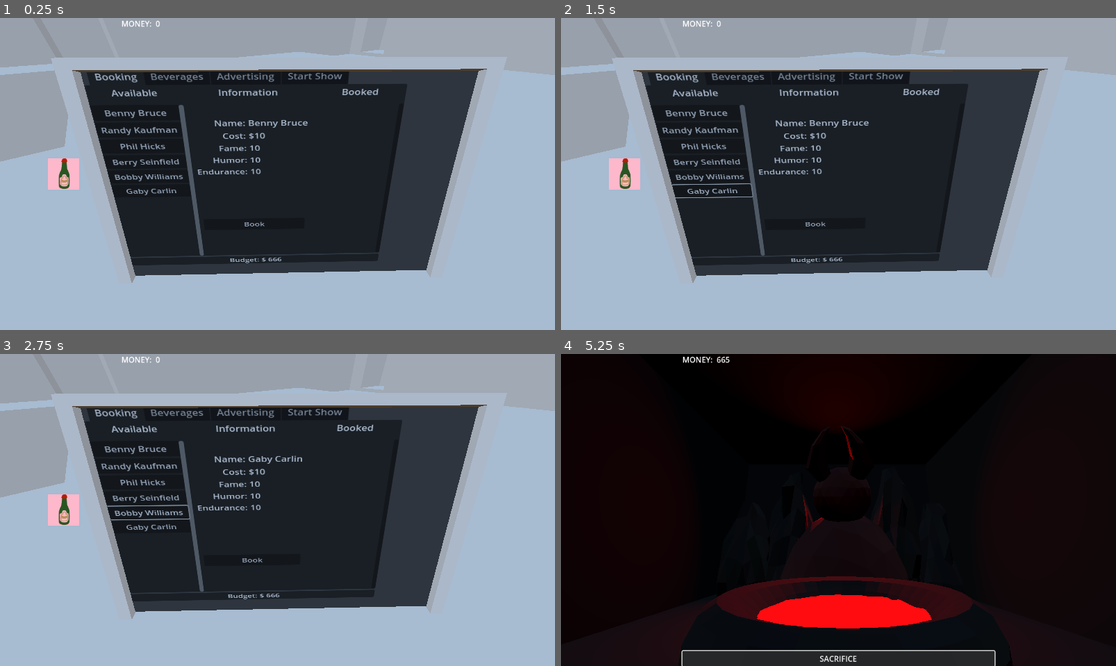
Above: before the commit, frames 1-4 (two rows, left to right).
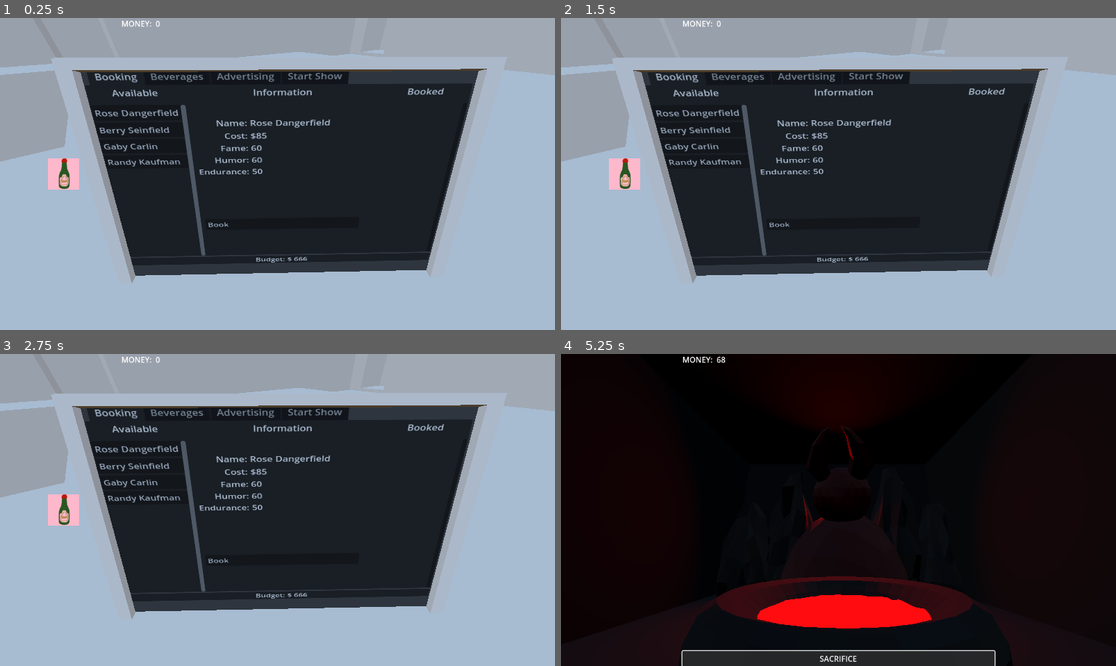
Above: after the commit, the same moments.

Repository: ChrisWhatever1980/ggj24-funny-business
Game: Godot game, scene res://scenes/building.tscn
Two runs of this game, one before a commit and one after it. Both use one fixed random seed, a clock stepped at 60 frames per second and the inputs below.
Inputs (mouse positions are in pixels of both pictures, inside the frame that each line leads up to):
- Up to frame 1 (0.25 s): no input
- Up to frame 2 (1.5 s): tap Enter at 0.5 s; drag from (622, 174) to (888, 177) at 0.52 s; drag from (727, 189) to (888, 177) at 1.27 s
- Up to frame 3 (2.75 s): move the mouse to (333, 441) at 2.02 s; hold Up (ui_up) from 2.03 s (still down); click (333, 441) at 2.1 s
- Up to frame 4 (5.25 s): release Up (ui_up) at 2.75 s; tap Space at 2.75 s; drag from (810, 572) to (622, 510) at 2.77 s; tap Enter at 3.5 s; move the mouse to (1005, 556) at 3.52 s; hold Down (ui_down) 3.53-4.25 s; click (1005, 556) at 3.6 s; drag from (672, 463) to (755, 432) at 4.27 s; click "SACRIFICE" at 5 s

The runs differ from the first frame. In frame 1, 8.1% of the frame differs, in the area x 17-86%, y 21-79%; in frame 2, 8.2%; in frame 3, 8.6%; in frame 4, less than 0.1%.

Commit message:
Added more comedians and improved selection and ui

Diff:
--- a/dev/ComedianPool.gd
+++ b/dev/ComedianPool.gd
@@ -11,16 +11,21 @@
 
 	print("Loaded " + str(pool.size()) + " comedian stats")
 
-func get_available_comedians( count : int ) -> Array:
+func get_available_comedians() -> Array:
 	var selection_pool = pool.duplicate()
 	var available = []
 	var index = 0
 	var emergencyCounter = 0
+	var comedian
+	var count = randi_range(3, 5) + randi_range(0, GameState.fame)
 
 	while available.size() < count:
 		index = randi_range( 0 , selection_pool.size() - 1 )
-		available.append( selection_pool[index])
-		selection_pool.remove_at( index )
+		comedian = selection_pool[index]
+
+		if comedian.club_fame_requirement <= GameState.fame and comedian.availability >= randi_range(0,100):
+			available.append( selection_pool[index] )
+			selection_pool.remove_at( index )
 
 		emergencyCounter += 1
 		if emergencyCounter > 100:
--- a/dev/GameState.gd
+++ b/dev/GameState.gd
@@ -1,7 +1,7 @@
 extends Node
 
 var fame = 1
-var money = 666
+var money = 69
 var beer = 0
 var beer_price = 2
 var hype = 0
--- a/dev/resources/comedians/comedian_1.tres
+++ b/dev/resources/comedians/comedian_1.tres
@@ -5,11 +5,11 @@
 [resource]
 script = ExtResource("1_y15fb")
 name = "Bobby Williams"
-cost = 10
-fame = 10
-comedy = 10
-bomb_chance = 10
+cost = 1000
+fame = 100
+comedy = 50
+bomb_chance = 0
 hit_chance = 10
 availability = 10
-club_fame_requirement = 0
-endurance = 10
+club_fame_requirement = 10
+endurance = 100
--- /dev/null
+++ b/dev/resources/comedians/comedian_10.tres
@@ -0,0 +1,15 @@
+[gd_resource type="Resource" load_steps=2 format=3 uid="uid://hd6febfe8by"]
+
+[ext_resource type="Script" path="res://resources/comedian_stats.gd" id="1_tqpt3"]
+
+[resource]
+script = ExtResource("1_tqpt3")
+name = "Rose Dangerfield"
+cost = 85
+fame = 60
+comedy = 60
+bomb_chance = 10
+hit_chance = 10
+availability = 70
+club_fame_requirement = 0
+endurance = 50
--- a/dev/resources/comedians/comedian_2.tres
+++ b/dev/resources/comedians/comedian_2.tres
@@ -5,11 +5,11 @@
 [resource]
 script = ExtResource("1_w5ugn")
 name = "Randy Kaufman"
-cost = 10
-fame = 10
+cost = 100
+fame = 20
 comedy = 10
-bomb_chance = 10
-hit_chance = 10
-availability = 10
+bomb_chance = 25
+hit_chance = 30
+availability = 100
 club_fame_requirement = 0
-endurance = 10
+endurance = 25
--- a/dev/resources/comedians/comedian_3.tres
+++ b/dev/resources/comedians/comedian_3.tres
@@ -5,11 +5,11 @@
 [resource]
 script = ExtResource("1_8b8uj")
 name = "Berry Seinfield"
-cost = 10
-fame = 10
-comedy = 10
+cost = 50
+fame = 1
+comedy = 20
 bomb_chance = 10
 hit_chance = 10
-availability = 10
+availability = 100
 club_fame_requirement = 0
-endurance = 10
+endurance = 15
--- a/dev/resources/comedians/comedian_4.tres
+++ b/dev/resources/comedians/comedian_4.tres
@@ -5,11 +5,11 @@
 [resource]
 script = ExtResource("1_5sill")
 name = "Gaby Carlin"
-cost = 10
-fame = 10
-comedy = 10
-bomb_chance = 10
-hit_chance = 10
-availability = 10
+cost = 150
+fame = 25
+comedy = 20
+bomb_chance = 15
+hit_chance = 20
+availability = 80
 club_fame_requirement = 0
 endurance = 10
--- a/dev/resources/comedians/comedian_5.tres
+++ b/dev/resources/comedians/comedian_5.tres
@@ -5,11 +5,11 @@
 [resource]
 script = ExtResource("1_gb8au")
 name = "Benny Bruce"
-cost = 10
-fame = 10
-comedy = 10
-bomb_chance = 10
-hit_chance = 10
-availability = 10
-club_fame_requirement = 0
-endurance = 10
+cost = 200
+fame = 35
+comedy = 30
+bomb_chance = 20
+hit_chance = 50
+availability = 50
+club_fame_requirement = 2
+endurance = 25
--- a/dev/resources/comedians/comedian_6.tres
+++ b/dev/resources/comedians/comedian_6.tres
@@ -5,11 +5,11 @@
 [resource]
 script = ExtResource("1_p25b8")
 name = "Phil Hicks"
-cost = 10
-fame = 10
-comedy = 10
+cost = 25
+fame = 15
+comedy = 35
 bomb_chance = 10
-hit_chance = 10
-availability = 10
-club_fame_requirement = 0
-endurance = 10
+hit_chance = 5
+availability = 70
+club_fame_requirement = 2
+endurance = 15
--- /dev/null
+++ b/dev/resources/comedians/comedian_7.tres
@@ -0,0 +1,15 @@
+[gd_resource type="Resource" load_steps=2 format=3 uid="uid://dq1dcekrdgmlh"]
+
+[ext_resource type="Script" path="res://resources/comedian_stats.gd" id="1_opwja"]
+
+[resource]
+script = ExtResource("1_opwja")
+name = "Eduard Murphy"
+cost = 20
+fame = 15
+comedy = 30
+bomb_chance = 10
+hit_chance = 15
+availability = 100
+club_fame_requirement = 0
+endurance = 30
--- /dev/null
+++ b/dev/resources/comedians/comedian_8.tres
@@ -0,0 +1,15 @@
+[gd_resource type="Resource" load_steps=2 format=3 uid="uid://cy30gfmidi4g6"]
+
+[ext_resource type="Script" path="res://resources/comedian_stats.gd" id="1_ial0s"]
+
+[resource]
+script = ExtResource("1_ial0s")
+name = "Steffi Martin"
+cost = 75
+fame = 15
+comedy = 15
+bomb_chance = 15
+hit_chance = 15
+availability = 90
+club_fame_requirement = 0
+endurance = 10
--- /dev/null
+++ b/dev/resources/comedians/comedian_9.tres
@@ -0,0 +1,15 @@
+[gd_resource type="Resource" load_steps=2 format=3 uid="uid://5vx23j1xrlnj"]
+
+[ext_resource type="Script" path="res://resources/comedian_stats.gd" id="1_4dsiy"]
+
+[resource]
+script = ExtResource("1_4dsiy")
+name = "Mitchell Hetberg"
+cost = 60
+fame = 45
+comedy = 45
+bomb_chance = 50
+hit_chance = 50
+availability = 10
+club_fame_requirement = 0
+endurance = 100
--- a/dev/scenes/laptop/comedian_button.tscn
+++ b/dev/scenes/laptop/comedian_button.tscn
@@ -4,6 +4,7 @@
 
 [node name="Button" type="Button"]
 text = "Book"
+alignment = 0
 script = ExtResource("1_vxrpv")
 
 [connection signal="button_up" from="." to="." method="_on_button_up"]
--- a/dev/scenes/laptop/laptop_ui.gd
+++ b/dev/scenes/laptop/laptop_ui.gd
@@ -16,7 +16,7 @@
 	reset()
 
 func reset():
-	comedians = ComedianPool.get_available_comedians(6)
+	comedians = ComedianPool.get_available_comedians()
 
 	for comedian in comedians:
 		add_available(comedian)
--- a/dev/scenes/laptop/laptop_ui.tscn
+++ b/dev/scenes/laptop/laptop_ui.tscn
@@ -21,7 +21,7 @@
 anchor_bottom = 1.0
 offset_left = 10.0
 offset_top = 10.0
-offset_right = 510.0
+offset_right = 610.0
 offset_bottom = 480.0
 grow_horizontal = 2
 grow_vertical = 2
@@ -31,7 +31,7 @@
 metadata/_edit_group_ = true
 
 [node name="VBoxContainer" type="VBoxContainer" parent="Container"]
-custom_minimum_size = Vector2(300, 400)
+custom_minimum_size = Vector2(600, 400)
 layout_mode = 2
 
 [node name="TabContainer" type="TabContainer" parent="Container/VBoxContainer"]
@@ -382,12 +382,12 @@
 [node name="Efficiency" type="Label" parent="Container/VBoxContainer/TabContainer/Advertising/Shop/Newspaper"]
 layout_mode = 2
 size_flags_horizontal = 3
-text = "2"
+text = "10"
 
 [node name="Price" type="Label" parent="Container/VBoxContainer/TabContainer/Advertising/Shop/Newspaper"]
 layout_mode = 2
 size_flags_horizontal = 3
-text = "$1"
+text = "$10"
 
 [node name="Buy" type="HBoxContainer" parent="Container/VBoxContainer/TabContainer/Advertising/Shop/Newspaper"]
 layout_mode = 2
@@ -405,6 +405,135 @@
 horizontal_alignment = 1
 
 [node name="SellButton" type="Button" parent="Container/VBoxContainer/TabContainer/Advertising/Shop/Newspaper/Buy"]
+custom_minimum_size = Vector2(30, 0)
+layout_mode = 2
+text = "-"
+
+[node name="TV" type="HBoxContainer" parent="Container/VBoxContainer/TabContainer/Advertising/Shop"]
+layout_mode = 2
+
+[node name="Medium" type="Label" parent="Container/VBoxContainer/TabContainer/Advertising/Shop/TV"]
+layout_mode = 2
+size_flags_horizontal = 3
+text = "TV"
+
+[node name="Reach" type="Label" parent="Container/VBoxContainer/TabContainer/Advertising/Shop/TV"]
+layout_mode = 2
+size_flags_horizontal = 3
+text = "20"
+
+[node name="Efficiency" type="Label" parent="Container/VBoxContainer/TabContainer/Advertising/Shop/TV"]
+layout_mode = 2
+size_flags_horizontal = 3
+text = "20"
+
+[node name="Price" type="Label" parent="Container/VBoxContainer/TabContainer/Advertising/Shop/TV"]
+layout_mode = 2
+size_flags_horizontal = 3
+text = "$100"
+
+[node name="Buy" type="HBoxContainer" parent="Container/VBoxContainer/TabContainer/Advertising/Shop/TV"]
+layout_mode = 2
+size_flags_horizontal = 3
+
+[node name="BuyButton" type="Button" parent="Container/VBoxContainer/TabContainer/Advertising/Shop/TV/Buy"]
+custom_minimum_size = Vector2(30, 0)
+layout_mode = 2
+text = "+"
+
+[node name="BuyAmount" type="Label" parent="Container/VBoxContainer/TabContainer/Advertising/Shop/TV/Buy"]
+layout_mode = 2
+size_flags_horizontal = 3
+text = "0"
+horizontal_alignment = 1
+
+[node name="SellButton" type="Button" parent="Container/VBoxContainer/TabContainer/Advertising/Shop/TV/Buy"]
+custom_minimum_size = Vector2(30, 0)
+layout_mode = 2
+text = "-"
+
+[node name="Radio" type="HBoxContainer" parent="Container/VBoxContainer/TabContainer/Advertising/Shop"]
+layout_mode = 2
+
+[node name="Medium" type="Label" parent="Container/VBoxContainer/TabContainer/Advertising/Shop/Radio"]
+layout_mode = 2
+size_flags_horizontal = 3
+text = "Radio"
+
+[node name="Reach" type="Label" parent="Container/VBoxContainer/TabContainer/Advertising/Shop/Radio"]
+layout_mode = 2
+size_flags_horizontal = 3
+text = "15"
+
+[node name="Efficiency" type="Label" parent="Container/VBoxContainer/TabContainer/Advertising/Shop/Radio"]
+layout_mode = 2
+size_flags_horizontal = 3
+text = "5"
+
+[node name="Price" type="Label" parent="Container/VBoxContainer/TabContainer/Advertising/Shop/Radio"]
+layout_mode = 2
+size_flags_horizontal = 3
+text = "$8"
+
+[node name="Buy" type="HBoxContainer" parent="Container/VBoxContainer/TabContainer/Advertising/Shop/Radio"]
+layout_mode = 2
+size_flags_horizontal = 3
+
+[node name="BuyButton" type="Button" parent="Container/VBoxContainer/TabContainer/Advertising/Shop/Radio/Buy"]
+custom_minimum_size = Vector2(30, 0)
+layout_mode = 2
+text = "+"
+
+[node name="BuyAmount" type="Label" parent="Container/VBoxContainer/TabContainer/Advertising/Shop/Radio/Buy"]
+layout_mode = 2
+size_flags_horizontal = 3
+text = "0"
+horizontal_alignment = 1
+
+[node name="SellButton" type="Button" parent="Container/VBoxContainer/TabContainer/Advertising/Shop/Radio/Buy"]
+custom_minimum_size = Vector2(30, 0)
+layout_mode = 2
+text = "-"
+
+[node name="Zeppelin" type="HBoxContainer" parent="Container/VBoxContainer/TabContainer/Advertising/Shop"]
+layout_mode = 2
+
+[node name="Medium" type="Label" parent="Container/VBoxContainer/TabContainer/Advertising/Shop/Zeppelin"]
+layout_mode = 2
+size_flags_horizontal = 3
+text = "Zeppelin"
+
+[node name="Reach" type="Label" parent="Container/VBoxContainer/TabContainer/Advertising/Shop/Zeppelin"]
+layout_mode = 2
+size_flags_horizontal = 3
+text = "10"
+
+[node name="Efficiency" type="Label" parent="Container/VBoxContainer/TabContainer/Advertising/Shop/Zeppelin"]
+layout_mode = 2
+size_flags_horizontal = 3
+text = "15"
+
+[node name="Price" type="Label" parent="Container/VBoxContainer/TabContainer/Advertising/Shop/Zeppelin"]
+layout_mode = 2
+size_flags_horizontal = 3
+text = "$15"
+
+[node name="Buy" type="HBoxContainer" parent="Container/VBoxContainer/TabContainer/Advertising/Shop/Zeppelin"]
+layout_mode = 2
+size_flags_horizontal = 3
+
+[node name="BuyButton" type="Button" parent="Container/VBoxContainer/TabContainer/Advertising/Shop/Zeppelin/Buy"]
+custom_minimum_size = Vector2(30, 0)
+layout_mode = 2
+text = "+"
+
+[node name="BuyAmount" type="Label" parent="Container/VBoxContainer/TabContainer/Advertising/Shop/Zeppelin/Buy"]
+layout_mode = 2
+size_flags_horizontal = 3
+text = "0"
+horizontal_alignment = 1
+
+[node name="SellButton" type="Button" parent="Container/VBoxContainer/TabContainer/Advertising/Shop/Zeppelin/Buy"]
 custom_minimum_size = Vector2(30, 0)
 layout_mode = 2
 text = "-"
